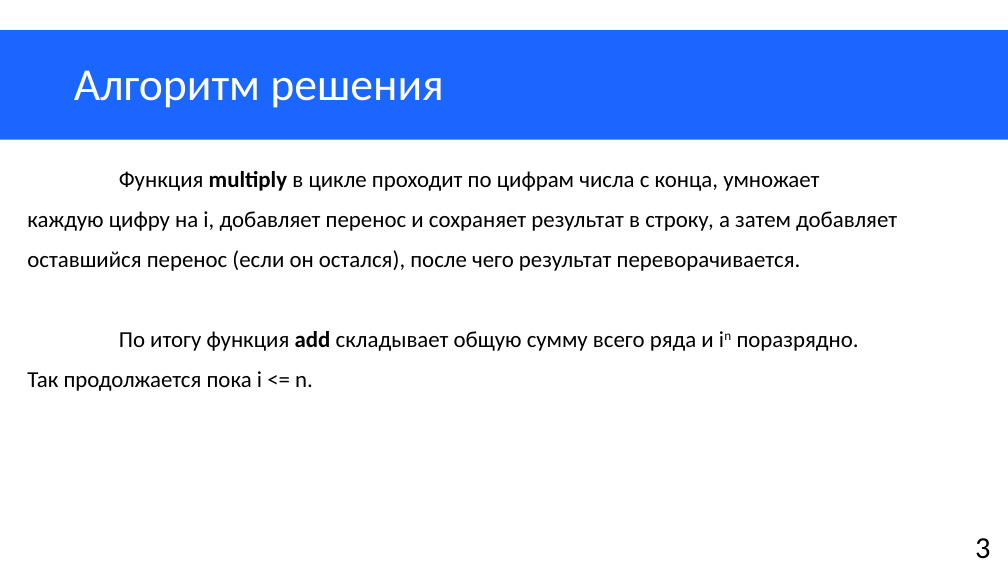
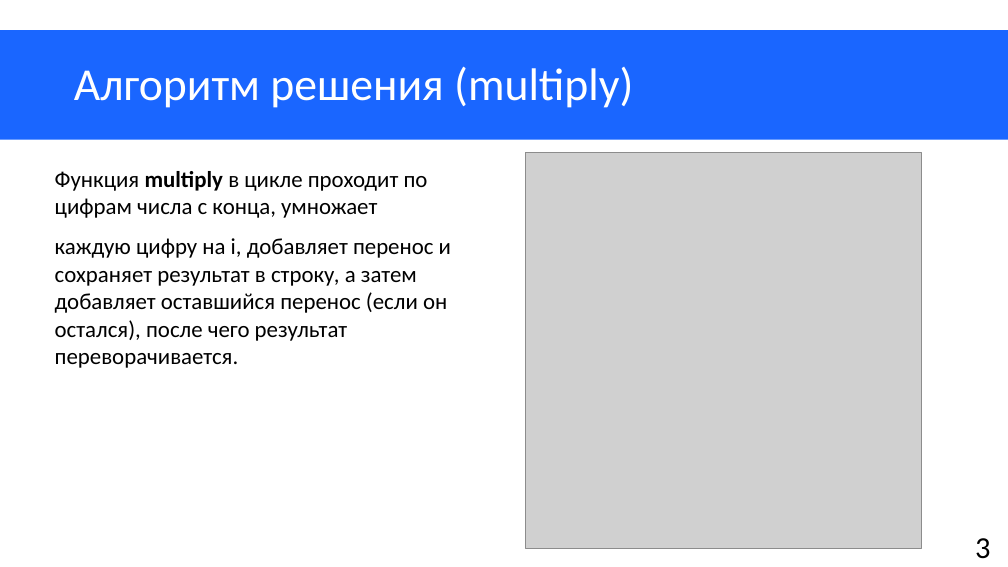
Before and after one commit to GoldSDK/CPP-IKM, a slide deck: slide 4 of IKM.pptx. Drawn at 1008x567 pixels with LibreOffice and Linux fonts; fonts in the diff are those of the drawing; grey boxes stand for pictures. Boxes give left, top, right and bottom in pixels: in the first picture for what was removed or moved away, otherwise in the second. Text is boxed around its words. In the diff, an @@ line names an element or a change of style, - is before the commit and + after.

```diff
--- a/IKM.pptx
+++ b/IKM.pptx
@@ title at [74,66,633,108]: text changed @@
-Алгоритм решения
+Алгоритм решения (multiply)
@@ text "Функция multiply в цикле проходит ...": place and size @@
-text "Функция multiply в цикле проходит ..." at [27,171,897,391]
+text "Функция multiply в цикле проходит ..." at [55,171,451,368]
@@ picture added at [526,153,922,549] @@
@@ text at [55,238,451,368]: text changed @@
-каждую цифру на i, добавляет перенос и сохраняет результат в строку, а затем добавляет
-оставшийся перенос (если он остался), после чего результат переворачивается.
-По итогу функция add складывает общую сумму всего ряда и in поразрядно.
-Так продолжается пока i <= n.
+каждую цифру на i, добавляет перенос и сохраняет результат в строку, а затем добавляет оставшийся перенос (если он остался), после чего результат переворачивается.
```
Also in this commit, not shown: 6 other slides changed, 3 slides added.
